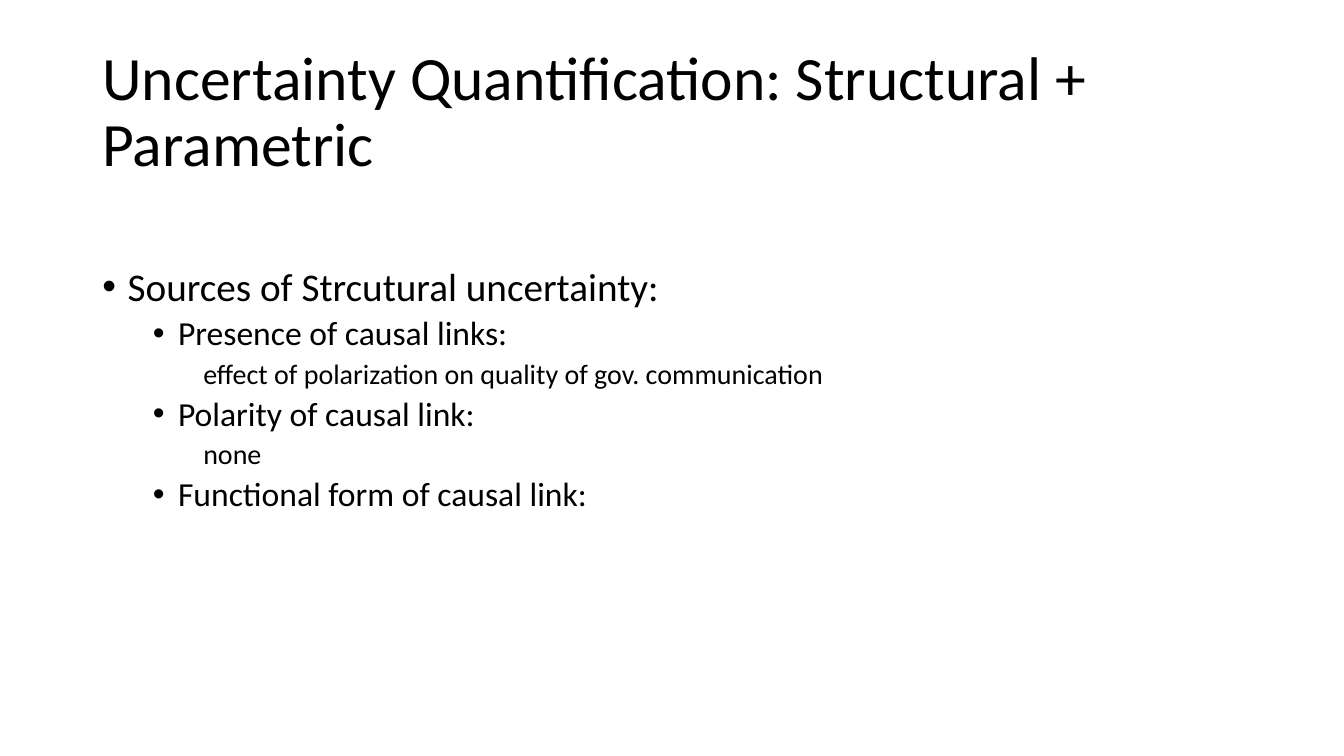
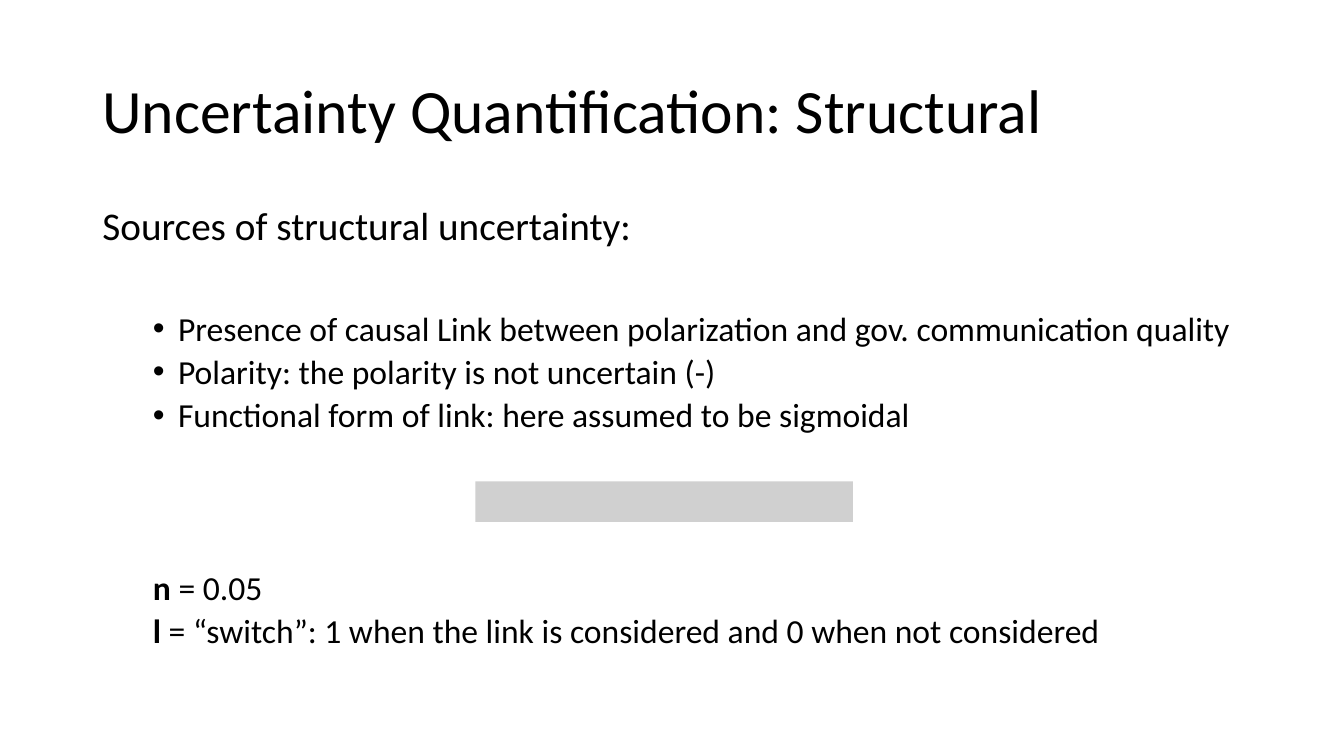
Before and after one commit to Nesp/sdm_exercise, a slide deck: slide 10 of presentation/presentation.pptx (slide 9 before the commit). Drawn at 1344x756 pixels with LibreOffice and Linux fonts; fonts in the diff are those of the drawing; grey boxes stand for pictures. Boxes give left, top, right and bottom in pixels: in the first picture for what was removed or moved away, otherwise in the second. Text is boxed around its words. In the diff, an @@ line names an element or a change of style, - is before the commit and + after.

Commit message:
updated presentation

```diff
--- a/presentation/presentation.pptx
+++ b/presentation/presentation.pptx
@@ title at (102,90,1041,143): text changed @@
-Uncertainty Quantification: Structural + Parametric
+Uncertainty Quantification: Structural
@@ text at (102,212,1229,644): text changed @@
-• Sources of Strcutural uncertainty:
-  • Presence of causal links:
-    effect of polarization on quality of gov. communication
-  • Polarity of causal link:
-    none
-  • Functional form of causal link:
+Sources of structural uncertainty:
+  • Presence of causal Link between polarization and gov. communication quality
+  • Polarity: the polarity is not uncertain (-)
+  • Functional form of link: here assumed to be sigmoidal
+  n = 0.05
+  l = “switch”: 1 when the link is considered and 0 when not considered
@@ picture added at (476,482,854,522) @@
```
Also in this commit, not shown: 9 other slides changed, 4 slides added, 3 slides removed.
